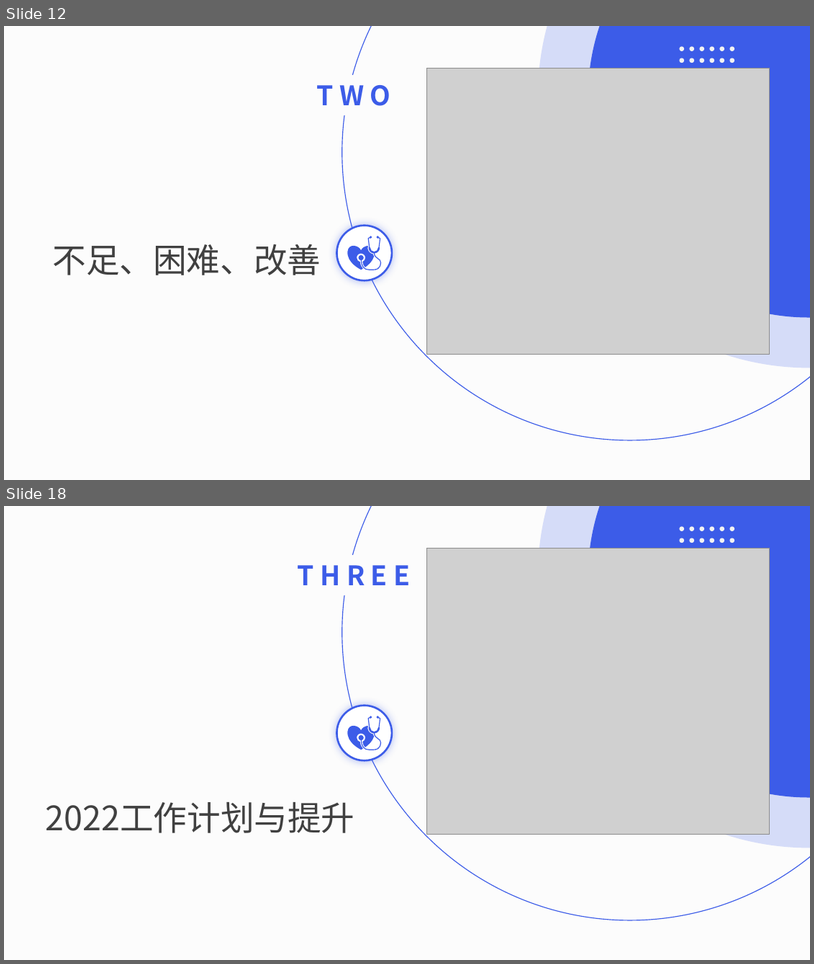
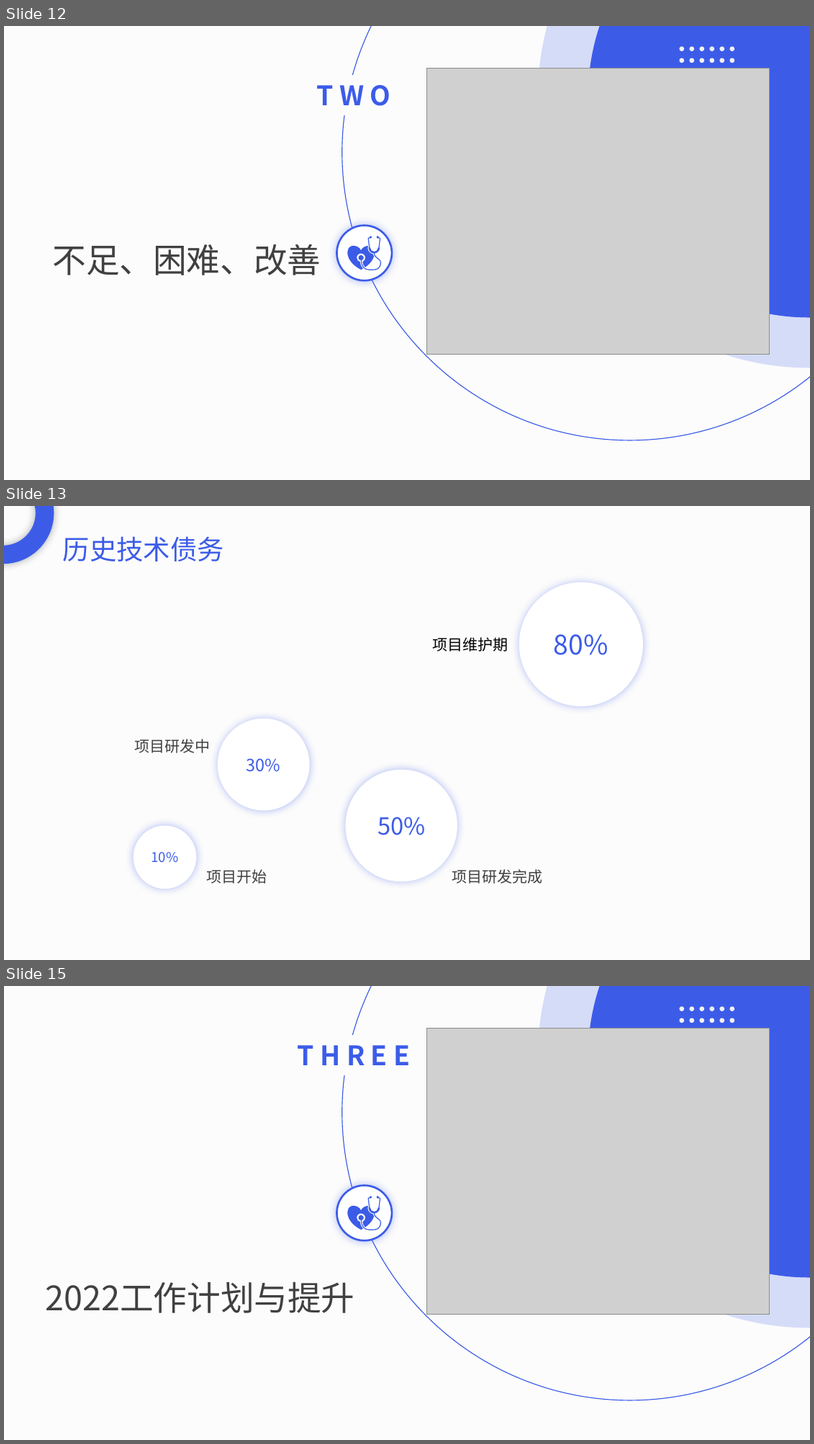
Before and after one commit to DreamPWJ/spring-boot-bug, a slide deck: 潘维吉2021工作总结.pptx. Shown one above the other, each under a label of ours: slides 12 and 18 before the commit, slides 12, 13 and 15 after it; the slides between them are not shown. The pictures are 814x964 and 814x1444 pixels, drawn with LibreOffice and Linux fonts; fonts in the diff are those of the drawing; grey boxes stand for pictures. Boxes give left, top, right and bottom in pixels: in the first picture for what was removed or moved away, otherwise in the second. Text is boxed around its words. In the diff, an @@ line names an element or a change of style, - is before the commit and + after.

Commit message:
chore: 技术梦想

```diff
--- a/潘维吉2021工作总结.pptx
+++ b/潘维吉2021工作总结.pptx
@@ slide 13 added at [4, 506, 810, 960], background #F2F2F2 at 20% opacity @@
@@ freeform shape added at [4, 506, 54, 564], fill #3C5CE8 @@
@@ text added at [63, 536, 224, 561], 32 pt, text #3C5CE8 @@
+历史技术债务
@@ ellipse added at [520, 582, 643, 706], fill #FFFFFF, 32 pt, text #3C5CE8 @@
+80%
@@ text added at [433, 637, 509, 651], 18 pt, text #000000 @@
+项目维护期
@@ ellipse added at [218, 718, 309, 811], fill #FFFFFF, 20 pt, text #3C5CE8 @@
+30%
@@ text added at [134, 739, 210, 753], 18 pt, text #404040 @@
+项目研发中
@@ ellipse added at [346, 769, 458, 881], fill #FFFFFF, 28 pt, text #3C5CE8 @@
+50%
@@ ellipse added at [134, 826, 196, 888], fill #FFFFFF, 16 pt, text #3C5CE8 @@
+10%
@@ text added at [206, 869, 267, 883], 18 pt, text #404040 @@
+项目开始
@@ text added at [453, 869, 543, 883], 18 pt, text #404040 @@
+项目研发完成
@@ what was slide 18 is now slide 15 @@
```
Also in this commit, not shown: 1 slide changed, 3 other slides added, 10 slides removed.
